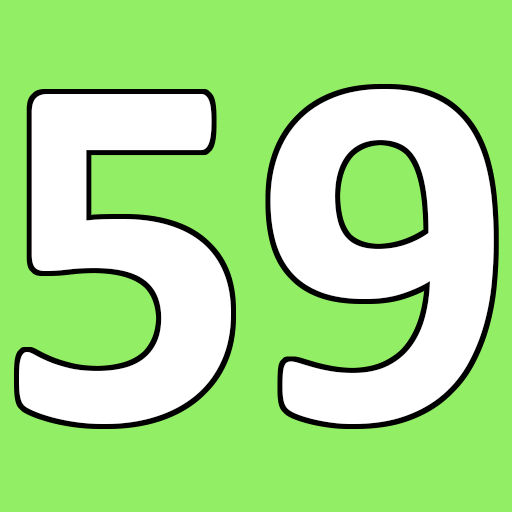
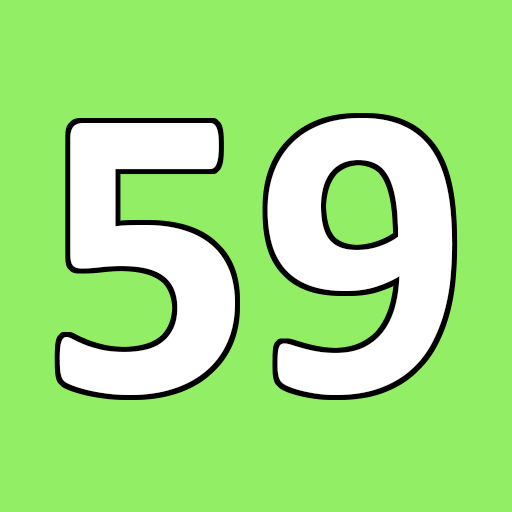
The second w=512, h=512 image is a revision of the first. Changes to its layers:
painted on "59" over 19, 89, 494, 424
painted on "Background" over 14, 84, 499, 429
